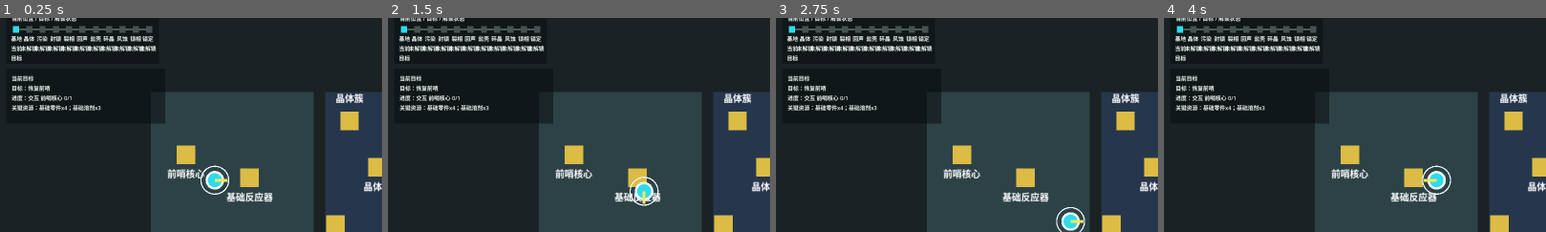
Above: before the commit, frames 1-4 (left to right).
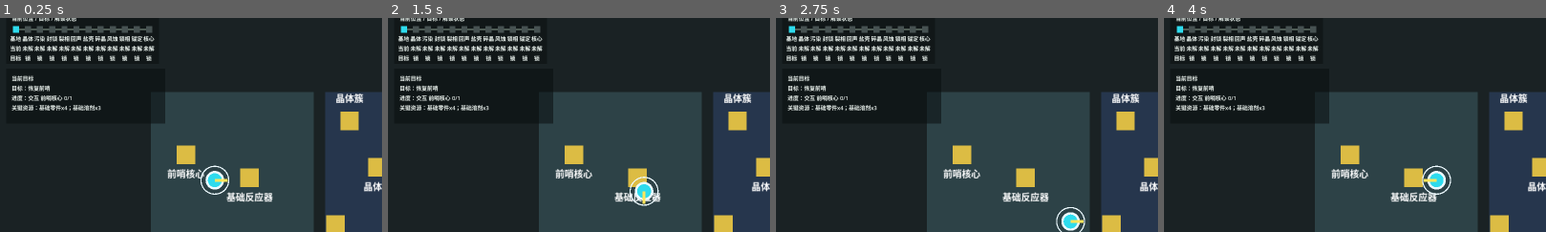
Above: after the commit, the same moments.

Repository: laugh0608/RadishCatalyst
Game: Godot game, scene res://scenes/boot/Boot.tscn
Two runs of this game, one before a commit and one after it. Both use one fixed random seed, a clock stepped at 60 frames per second and the inputs below.
Inputs (mouse positions are % of the whole screen's width and height, from its top left):
- Up to frame 1 (0.25 s): no input
- Up to frame 2 (1.5 s): tap Enter at 0.5 s; move the mouse to (72, 45) at 0.52 s; hold D (move_right) 0.53-1.28 s; tap J (attack) at 0.6 s; click (72, 45) at 0.67 s; move the mouse to (30, 55) at 1.27 s; hold S (move_down) from 1.28 s (still down); tap R (cycle_recipe) at 1.35 s
- Up to frame 3 (2.75 s): move the mouse to (60, 28) at 2.02 s; release S (move_down) at 2.03 s; hold D (move_right) from 2.03 s (still down); tap E (interact) at 2.1 s
- Up to frame 4 (4 s): move the mouse to (45, 70) at 2.77 s; release D (move_right) at 2.78 s; hold W (move_up) 2.78-3.53 s; tap Q (toggle_device_panel) at 2.85 s; click (45, 70) at 2.92 s; move the mouse to (80, 65) at 3.52 s; hold A (move_left) from 3.53 s (still down); tap F (toggle_module) at 3.6 s
The pictures show only the part of the screen within x 0-50%, y 6-56%; the shares and areas given below are measured in that part.

The runs differ from the first frame. In frame 1, 2.4% of the frame differs, in the area x 2-41%, y 3-21%; in frame 2, 2.4%; in frame 3, 2.4%; in frame 4, 2.4%.

Commit message:
feat: 接入核心稳定站区域标记

Diff:
--- a/client/data/localization/zh_cn.json
+++ b/client/data/localization/zh_cn.json
@@ -441,6 +441,8 @@
   "region.phase_well_frame.desc": "疑似用于压住异常相位的旧设施框架，说明这里曾经有系统试图稳定星球反应。",
   "region.phase_well_tether.name": "锚定桥",
   "region.phase_well_tether.desc": "连接前线稳定窗口与核心稳定工程的高风险桥区，前线行动结果会在这里回写到基地计划。",
+  "region.demo_stabilization_core.name": "核心稳定站",
+  "region.demo_stabilization_core.desc": "首版 demo 的稳定工程终点，前线高压窗口数据会在这里写入核心设备并打开后续稳定通道。",
     "map_object.crystal_cluster.name": "晶体簇",
     "map_object.crystal_cluster.desc": "可采集晶体矿物的矿脉节点。",
     "map_object.rich_crystal_vein.name": "富晶残脉",
--- a/client/data/regions.json
+++ b/client/data/regions.json
@@ -241,6 +241,20 @@
       "recommended_equipment": ["equipment.filter_module_t1"],
       "quest_refs": ["quest.deploy_phase_relay_anchor", "quest.analyze_phase_well_knot_core", "quest.collect_tether_fib …(395 unchanged characters)…
       "public_level": "spoiler"
+    },
+    {
+      "id": "region.demo_stabilization_core",
+      "display_name_key": "region.demo_stabilization_core.name",
+      "description_key": "region.demo_stabilization_core.desc",
+      "planet_or_world": "world.slice_01",
+      "biome_type": "demo_stabilization_core",
+      "danger_level": 11,
+      "resources": ["item.phase_well_stability_readout"],
+      "pollution_types": ["pollution.yellow_residue"],
+      "weather_pool": ["weather.acid_mist"],
+      "recommended_equipment": ["equipment.filter_module_t1"],
+      "quest_refs": [],
+      "public_level": "spoiler"
     }
   ]
 }
--- a/client/scenes/maps/VerticalSliceMap.tscn
+++ b/client/scenes/maps/VerticalSliceMap.tscn
@@ -11,7 +11,7 @@
 [node name="Background" type="ColorRect" parent="."]
 offset_left = -620.0
 offset_top = -360.0
-offset_right = 3240.0
+offset_right = 4220.0
 offset_bottom = 360.0
 color = Color(0.101961, 0.133333, 0.141176, 1)
 
@@ -88,9 +88,16 @@
 [node name="RegionPhaseWellTether" type="ColorRect" parent="."]
 offset_left = 2880.0
 offset_top = -200.0
-offset_right = 3600.0
+offset_right = 3640.0
 offset_bottom = 200.0
 color = Color(0.337255, 0.235294, 0.184314, 1)
+
+[node name="RegionDemoStabilizationCore" type="ColorRect" parent="."]
+offset_left = 3640.0
+offset_top = -200.0
+offset_right = 4200.0
+offset_bottom = 200.0
+color = Color(0.211765, 0.317647, 0.294118, 1)
 
 [node name="BaseDirectionLabel" type="Label" parent="."]
 offset_left = -342.0
@@ -175,9 +182,17 @@
 [node name="PhaseWellTetherDirectionLabel" type="Label" parent="."]
 offset_left = 2892.0
 offset_top = 166.0
-offset_right = 3592.0
-offset_bottom = 192.0
-text = "→ 井系桥断面"
+offset_right = 3632.0
+offset_bottom = 192.0
+text = "→ 锚定桥"
+horizontal_alignment = 1
+
+[node name="DemoStabilizationCoreDirectionLabel" type="Label" parent="."]
+offset_left = 3652.0
+offset_top = 166.0
+offset_right = 4192.0
+offset_bottom = 192.0
+text = "→ 核心稳定站"
 horizontal_alignment = 1
 
 [node name="Player" parent="." instance=ExtResource("2_player")]
--- a/client/scenes/ui/PrototypeHud.tscn
+++ b/client/scenes/ui/PrototypeHud.tscn
@@ -563,6 +563,23 @@
 horizontal_alignment = 1
 autowrap_mode = 3
 
+[node name="DemoStabilizationCoreMarker" type="ColorRect" parent="MapPanel"]
+offset_left = 458.0
+offset_top = 86.0
+offset_right = 478.0
+offset_bottom = 108.0
+color = Color(0.7, 0.86, 0.82, 1)
+
+[node name="DemoStabilizationCoreLabel" type="Label" parent="MapPanel"]
+offset_left = 430.0
+offset_top = 118.0
+offset_right = 486.0
+offset_bottom = 166.0
+text = "核心"
+label_settings = SubResource("LabelSettings_status")
+horizontal_alignment = 1
+autowrap_mode = 3
+
 [node name="PromptPanel" type="ColorRect" parent="."]
 anchor_left = 0.0
 anchor_right = 0.0
--- a/client/scripts/checks/hud_map_marker_check.gd
+++ b/client/scripts/checks/hud_map_marker_check.gd
@@ -27,7 +27,7 @@
 		"locked crystal marker"
 	)
 	var initial_map_labels := presenter.format_map_marker_labels(marker_world, "quest.restore_outpost")
-	host._expect_equal(initial_map_labels.size(), 11, "minimap marker count includes phase well tether")
+	host._expect_equal(initial_map_labels.size(), 12, "minimap marker count includes demo stabilization core")
 	host._expect_array_has(initial_map_labels, "基地\n当前\n目标", "outpost minimap current target marker")
 	host._expect_array_has(initial_map_labels, "晶体\n未解锁", "crystal minimap locked marker")
 	host._expect_array_has(initial_map_labels, "回声\n未解锁", "echo plateau minimap locked marker")
@@ -36,6 +36,7 @@
 	host._expect_array_has(initial_map_labels, "风蚀\n未解锁", "wind cut conduit minimap locked marker")
 	host._expect_array_has(initial_map_labels, "锁相\n未解锁", "phase lock frame minimap locked marker")
 	host._expect_array_has(initial_map_labels, "锚定\n未解锁", "anchor bridge minimap locked marker")
+	host._expect_array_has(initial_map_labels, "核心\n未解锁", "demo stabilization core minimap locked marker")
 	marker_world.unlock_region("region.crystal_vein_field")
 	host._expect_text_contains(
 		presenter.format_region_markers(marker_world, "quest.scout_crystal_field"),
@@ -221,12 +222,29 @@
 		"基地：西侧，目标",
 		"resolved frontline window points map target back to base while player is still in front line"
 	)
+	var completed_window_review_world := WorldState.create_default()
+	completed_window_review_world.current_region_id = "region.outpost_platform"
+	completed_window_review_world.unlock_region("region.phase_well_tether")
+	completed_window_review_world.set_base_action_state_value(
+		BaseActionDispatchPlan.FRONTLINE_WINDOW_REVIEW_COUNT_KEY,
+		BaseActionDispatchPlan.FRONTLINE_WINDOW_REVIEW_LIMIT + 1
+	)
+	host._expect_text_contains(
+		presenter.format_region_markers(completed_window_review_world, ""),
+		"核心：更东，目标",
+		"completed frontline window review targets demo stabilization core on map"
+	)
+	host._expect_array_has(
+		presenter.format_map_marker_labels(completed_window_review_world, ""),
+		"核心\n目标",
+		"completed frontline window review marks demo stabilization core as minimap target"
+	)
 
 	var hud := PrototypeHudScene.instantiate() as PrototypeHud
 	root_window.add_child(hud)
 	hud._ensure_runtime_nodes()
-	host._expect_equal(hud.map_marker_rects.size(), 11, "prototype hud runtime map marker count includes phase well tether")
-	host._expect_equal(hud.map_marker_labels.size(), 11, "prototype hud runtime map label count includes phase well tether")
+	host._expect_equal(hud.map_marker_rects.size(), 12, "prototype hud runtime map marker count includes demo stabilization core")
+	host._expect_equal(hud.map_marker_labels.size(), 12, "prototype hud runtime map label count includes demo stabilization core")
 	if hud.get_node_or_null("MapPanel/PhaseWellFrameMarker") == null:
 		host.failures.append("prototype hud scene should include phase well frame marker node")
 	if hud.get_node_or_null("MapPanel/PhaseWellFrameLabel") == null:
@@ -235,6 +253,10 @@
 		host.failures.append("prototype hud scene should include phase well tether marker node")
 	if hud.get_node_or_null("MapPanel/PhaseWellTetherLabel") == null:
 		host.failures.append("prototype hud scene should include phase well tether label node")
+	if hud.get_node_or_null("MapPanel/DemoStabilizationCoreMarker") == null:
+		host.failures.append("prototype hud scene should include demo stabilization core marker node")
+	if hud.get_node_or_null("MapPanel/DemoStabilizationCoreLabel") == null:
+		host.failures.append("prototype hud scene should include demo stabilization core label node")
 	hud._set_control_rect(hud.map_panel, Vector2.ZERO, Vector2(448.0, 208.0))
 	hud._layout_map_panel_contents()
 	for label in hud.map_marker_labels:
--- a/client/scripts/checks/phase_well_followup_check.gd
+++ b/client/scripts/checks/phase_well_followup_check.gd
@@ -1335,6 +1335,7 @@
 	host._expect_equal(map._get_region_id_for_position(Vector2(2562, -18)), "region.phase_well_loom", "phase well loom should sit in the new eastern loom region")
 	host._expect_equal(map._get_region_id_for_position(Vector2(2842, -18)), "region.phase_well_frame", "phase well frame should sit in the new eastern frame region")
 	host._expect_equal(map._get_region_id_for_position(Vector2(3126, -18)), "region.phase_well_tether", "phase well tether should sit in the new eastern tether region")
+	host._expect_equal(map._get_region_id_for_position(Vector2(3700, -18)), "region.demo_stabilization_core", "demo stabilization core should sit beyond the anchor bridge")
 	map.free()
 
 
--- a/client/scripts/map/vertical_slice_map.gd
+++ b/client/scripts/map/vertical_slice_map.gd
@@ -10,9 +10,9 @@
 const POLLUTION_COUNTER_PRESSURE_MULT := 0.5
 const OUTPOST_RESPAWN_POSITION := Vector2(-250, -48)
 const PLAY_BOUNDS_MIN := Vector2(-360, -200)
-const PLAY_BOUNDS_MAX := Vector2(3600, 200)
+const PLAY_BOUNDS_MAX := Vector2(4200, 200)
 const CAMERA_BOUNDS_MIN := Vector2(-620, -360)
-const CAMERA_BOUNDS_MAX := Vector2(3620, 360)
+const CAMERA_BOUNDS_MAX := Vector2(4220, 360)
 const CRYSTAL_REGION_X := -70.0
 const CRYSTAL_GATE_RETURN_X := -85.0
 const POLLUTION_REGION_X := 200.0
@@ -30,6 +30,7 @@
 const PHASE_WELL_LOOM_REGION_X := 2320.0
 const PHASE_WELL_FRAME_REGION_X := 2600.0
 const PHASE_WELL_TETHER_REGION_X := 2880.0
+const DEMO_STABILIZATION_CORE_REGION_X := 3640.0
 const DEEP_RUIN_GATE_RETURN_X := 676.0
 const INNER_PHASE_WELL_GATE_RETURN_X := 1432.0
 const PHASE_WELL_SINK_GATE_RETURN_X := 1732.0
@@ -37,6 +38,7 @@
 const PHASE_WELL_LOOM_GATE_RETURN_X := 2292.0
 const PHASE_WELL_FRAME_GATE_RETURN_X := 2572.0
 const PHASE_WELL_TETHER_GATE_RETURN_X := 2852.0
+const DEMO_STABILIZATION_CORE_GATE_RETURN_X := 3612.0
 const PHASE_RELAY_PAD_FALLBACK_POSITION := Vector2(-210, -40)
 const PHASE_RETURN_ANCHOR_FALLBACK_POSITION := Vector2(852, 92)
 const INTERACTABLE_QUEST_GATES := {
@@ -709,6 +711,11 @@
 		player.stop_positive_x_until_release()
 		return "井系桥断面仍未稳定：先回基地解析相位井结核，再带着新的井系定桩回来继续向东推进。"
 
+	if not world_state.unlocked_region_ids.has("region.demo_stabilization_core") and player.position.x > DEMO_STABILIZATION_CORE_GATE_RETURN_X:
+		player.position.x = DEMO_STABILIZATION_CORE_GATE_RETURN_X
+		player.stop_positive_x_until_release()
+		return "核心稳定站仍未接管：先完成锚定桥稳定窗口和高压窗口归档。"
+
 	return ""
 func _get_display_name(definition_id: String) -> String:
 	var definition := data_registry.get_definition(definition_id)
@@ -1388,6 +1395,8 @@
 func _get_enemy_instance_id(enemy: PrototypeEnemy) -> String:
 	return "enemy_instance.%s" % String(enemy.name).to_snake_case()
 func _get_region_id_for_position(map_position: Vector2) -> String:
+	if map_position.x >= DEMO_STABILIZATION_CORE_REGION_X:
+		return "region.demo_stabilization_core"
 	if map_position.x >= PHASE_WELL_TETHER_REGION_X:
 		return "region.phase_well_tether"
 	if map_position.x >= PHASE_WELL_FRAME_REGION_X:
--- a/client/scripts/ui/hud_map_presenter.gd
+++ b/client/scripts/ui/hud_map_presenter.gd
@@ -119,6 +119,11 @@
 		{
 			"region_id": "region.phase_well_tether",
 			"label": "锚定",
+			"direction": "更东"
+		},
+		{
+			"region_id": "region.demo_stabilization_core",
+			"label": "核心",
 			"direction": "更东"
 		}
 	]
@@ -168,6 +173,8 @@
 	var dispatch_route_region_id := BaseActionDispatchPlan.get_route_target_region_id(world_state)
 	if not dispatch_route_region_id.is_empty():
 		return dispatch_route_region_id
+	if _has_completed_frontline_window_review(world_state):
+		return "region.demo_stabilization_core"
 	if world_state.quest_state.has_completed_quest("quest.calibrate_phase_well_stability_window"):
 		return ""
 	if world_state.quest_state.has_completed_quest("quest.analyze_phase_well_echo_shard"):
@@ -194,3 +201,13 @@
 	):
 		return "region.deep_ruin_threshold"
 	return ""
+
+
+func _has_completed_frontline_window_review(world_state: WorldState) -> bool:
+	if world_state == null:
+		return false
+	var review_count = world_state.get_base_action_state_value(BaseActionDispatchPlan.FRONTLINE_WINDOW_REVIEW_COUNT_KEY, null)
+	if review_count != null:
+		return int(review_count) > BaseActionDispatchPlan.FRONTLINE_WINDOW_REVIEW_LIMIT
+	var archived_feedback := String(world_state.get_base_action_state_value(BaseActionDispatchPlan.FRONTLINE_WINDOW_ARCHIVED_FEEDBACK_KEY, ""))
+	return not archived_feedback.is_empty()
--- a/client/scripts/ui/prototype_hud.gd
+++ b/client/scripts/ui/prototype_hud.gd
@@ -96,7 +96,8 @@
 	$MapPanel/PhaseWellChamberMarker,
 	$MapPanel/PhaseWellLoomMarker,
 	$MapPanel/PhaseWellFrameMarker,
-	$MapPanel/PhaseWellTetherMarker
+	$MapPanel/PhaseWellTetherMarker,
+	$MapPanel/DemoStabilizationCoreMarker
 ]
 @onready var map_marker_labels: Array[Label] = [
 	$MapPanel/OutpostLabel,
@@ -109,7 +110,8 @@
 	$MapPanel/PhaseWellChamberLabel,
 	$MapPanel/PhaseWellLoomLabel,
 	$MapPanel/PhaseWellFrameLabel,
-	$MapPanel/PhaseWellTetherLabel
+	$MapPanel/PhaseWellTetherLabel,
+	$MapPanel/DemoStabilizationCoreLabel
 ]
 @onready var device_title_label: Label = $DevicePanel/DeviceTitleLabel
 @onready var device_status_label: Label = $DevicePanel/DeviceStatusLabel
@@ -595,7 +597,8 @@
 			get_node_or_null("MapPanel/PhaseWellChamberMarker"),
 			get_node_or_null("MapPanel/PhaseWellLoomMarker"),
 			get_node_or_null("MapPanel/PhaseWellFrameMarker"),
-			get_node_or_null("MapPanel/PhaseWellTetherMarker")
+			get_node_or_null("MapPanel/PhaseWellTetherMarker"),
+			get_node_or_null("MapPanel/DemoStabilizationCoreMarker")
 		]
 	if map_marker_labels.is_empty() or map_marker_labels[0] == null:
 		map_marker_labels = [
@@ -609,7 +612,8 @@
 			get_node_or_null("MapPanel/PhaseWellChamberLabel"),
 			get_node_or_null("MapPanel/PhaseWellLoomLabel"),
 			get_node_or_null("MapPanel/PhaseWellFrameLabel"),
-			get_node_or_null("MapPanel/PhaseWellTetherLabel")
+			get_node_or_null("MapPanel/PhaseWellTetherLabel"),
+			get_node_or_null("MapPanel/DemoStabilizationCoreLabel")
 		]
 	if device_title_label == null:
 		device_title_label = get_node_or_null("DevicePanel/DeviceTitleLabel")
@@ -820,7 +824,7 @@
 	var step := 0.0
 	if marker_count > 1:
 		step = usable_width / float(marker_count - 1)
-	var label_width := maxf(54.0, step + 18.0)
+	var label_width := maxf(46.0, step + 12.0)
 	var first_center_x := left_margin + marker_size.x * 0.5
 	var last_center_x := first_center_x
 
Not shown, changed: docs/devlogs/2026-W22.md
Not shown, changed: docs/planning/current.md
Not shown, changed: docs/planning/daily-start.md
Not shown, changed: docs/planning/demo-scope-and-playable-slice.md
Not shown, changed: scripts/check-client-scenes.ps1
